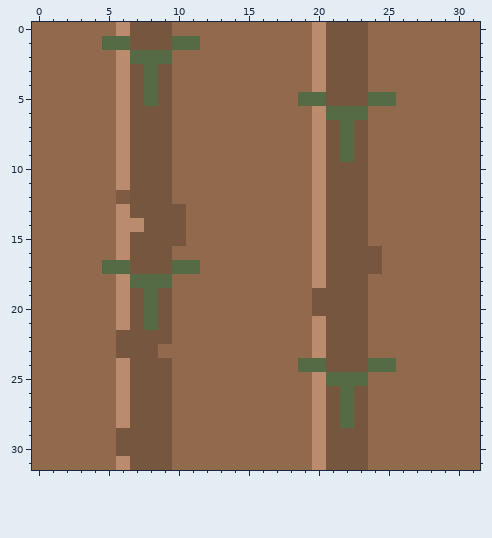
Two versions of one pixel-art sprite, img/tile5.png. That is the earlier state.
The file is 32x32 pixels. Pixels under 10% opacity are left out. Colours within 5 levels of each other are drawn and written as one.
After the commit:
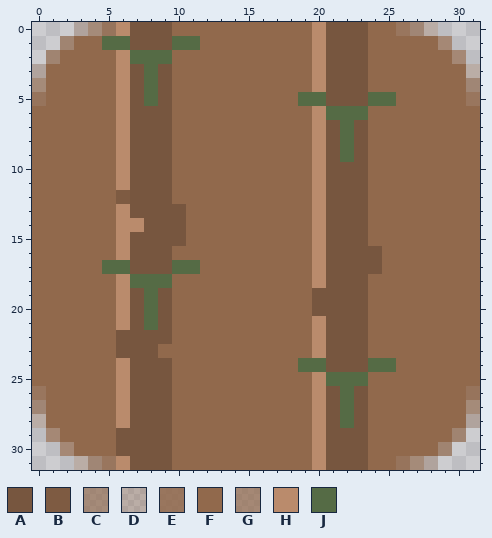
Palette (. is transparent): A #77563f  B #7e5b42  C #90684ba6  D #91684c51  E #91694cdd  F #91694c  G #92694caf  H #ba8b6c  J #556b45
Diff:
Colour F becomes colour C in row 0 at x 4 and 27; in row 4 at x 0 and 31; in row 27 at x 0 and 31; in row 31 at x 4 and 27.
Colour F becomes colour D in row 0 at x 3 and 28; in row 3 at x 0 and 31; in row 28 at x 0 and 31; in row 31 at x 3 and 28.
Colour F becomes colour E in row 0 at x 5 and 26; in row 5 at x 0 and 31; in row 26 at x 0 and 31; in row 31 at x 5 and 26.
Colour F becomes colour G in row 1 at x 2 and 29; in row 2 at x 1 and 30; in row 29 at x 1 and 30; in row 30 at x 2 and 29.
Colour F is removed in row 0 at x 0 to 2 and 29 to 31; in row 1 at x 0 to 1 and 30 to 31; in row 2 at x 0 and 31; in row 29 at x 0 and 31; in row 30 at x 0 to 1 and 30 to 31; in row 31 at x 0 to 2 and 29 to 31.
Changed places in both pictures, as pixel boxes (x1, y1, x2, y2):
changed: (32, 22, 116, 106)
changed: (396, 22, 480, 106)
changed: (32, 386, 116, 470)
changed: (396, 386, 480, 470)
